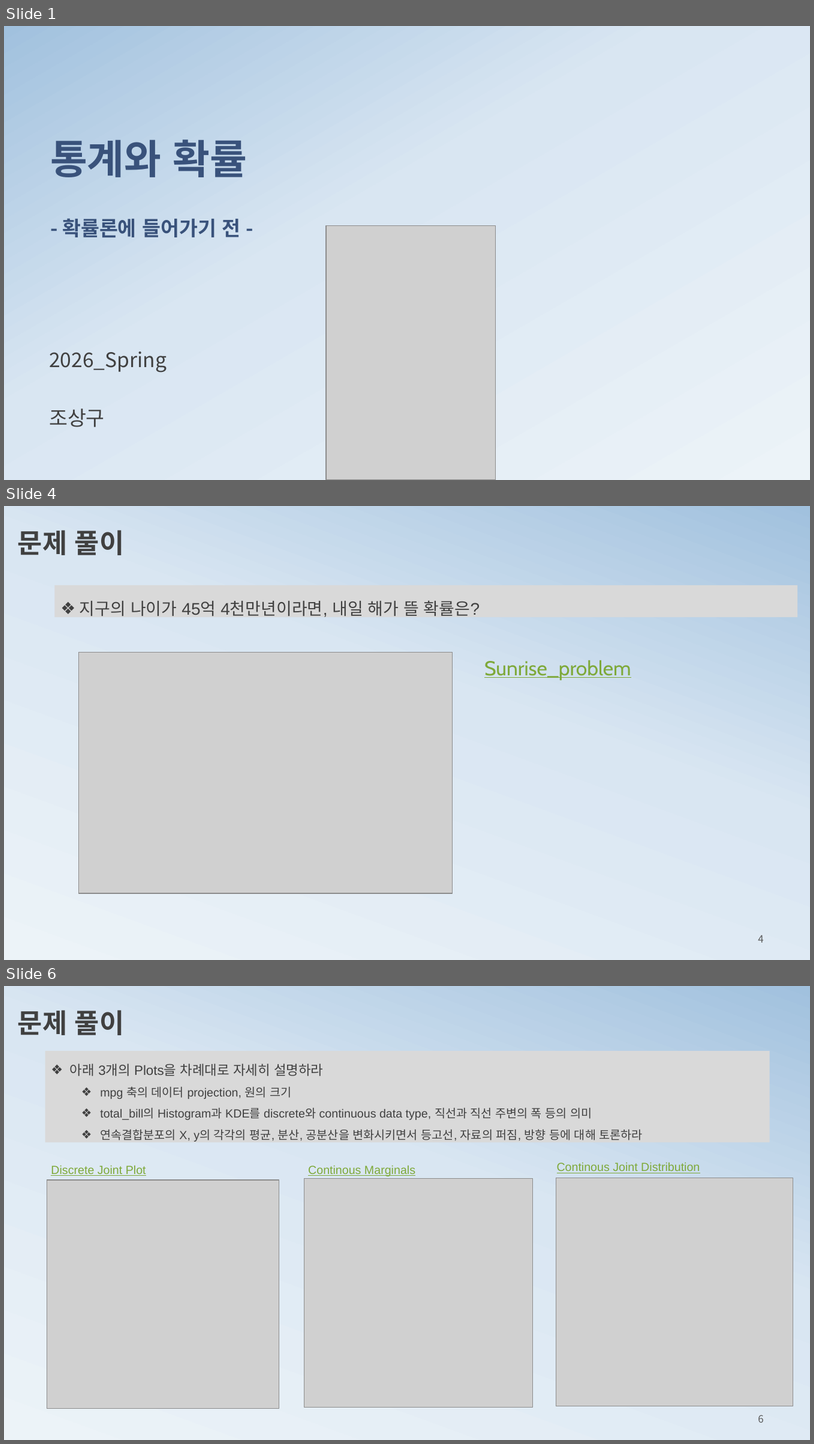
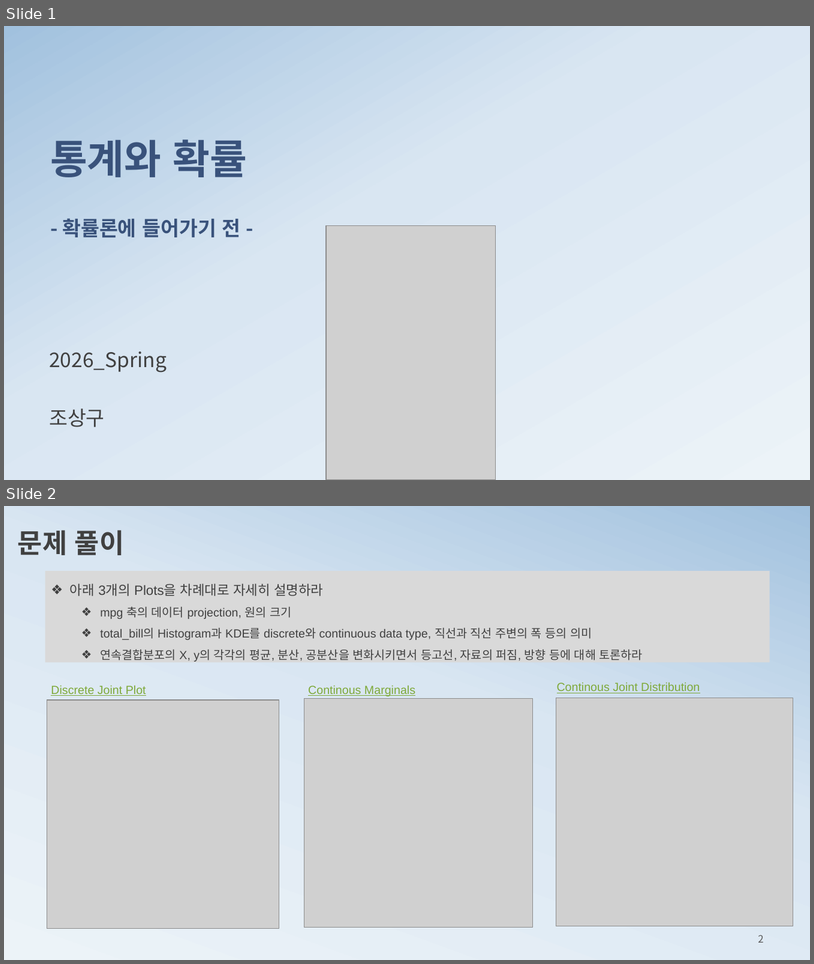
Before and after one commit to ancestor9/mathematics-for-machine-learning, a slide deck: 2_histogram2probability.pptx. Shown one above the other, each under a label of ours: slides 1, 4 and 6 before the commit, slides 1 and 2 after it; the slides between them are not shown. The pictures are 814x1444 and 814x964 pixels, drawn with LibreOffice and Linux fonts; fonts in the diff are those of the drawing; grey boxes stand for pictures; background and template pictures are left out. Boxes give left, top, right and bottom in pixels: in the first picture for what was removed or moved away, otherwise in the second. Text is boxed around its words. In the diff, an @@ line names an element or a change of style, - is before the commit and + after.

```diff
--- a/2_histogram2probability.pptx
+++ b/2_histogram2probability.pptx
@@ slide 4 removed at (x1=4, y1=506, x2=810, y2=960), background gradient #ECF3F8 to #D9E6F2 to #A1C1DE @@
@@ text removed at (x1=18, y1=530, x2=124, y2=555) @@
-문제 풀이
@@ rectangle removed at (x1=55, y1=585, x2=798, y2=618) @@
-❖ 지구의 나이가 45억 4천만년이라면, 내일 해가 뜰 확률은?
@@ picture removed at (x1=78, y1=652, x2=452, y2=893) @@
@@ text removed at (x1=485, y1=660, x2=631, y2=680) @@
-Sunrise_problem
@@ page number removed at (x1=758, y1=934, x2=764, y2=942) @@
-4
@@ what was slide 6 is now slide 2 @@
@@ page number at (x1=758, y1=934, x2=764, y2=942): text changed @@
-6
+2
```
Also in this commit, not shown: 3 other slides removed, 2 other files.
